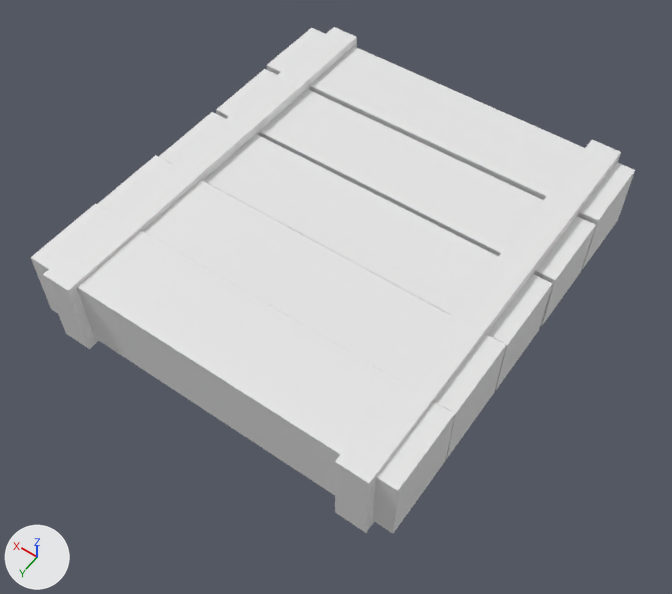
Two versions of the FBX model Assets/Content/FBX/raft_basic.fbx, one commit apart.
The view is the same before and after, from a camera (50 mm lens) standing at (-1.034, 1.489, 2.022) and looking at (-0.035, 0.09, -0.177). The axes (+X, +Y, +Z) are drawn at lower left. The lights are the same throughout. Where no turn or scale is listed for an object, it has been applied to the vertices.

In view in the first picture: 'raft_basic'.
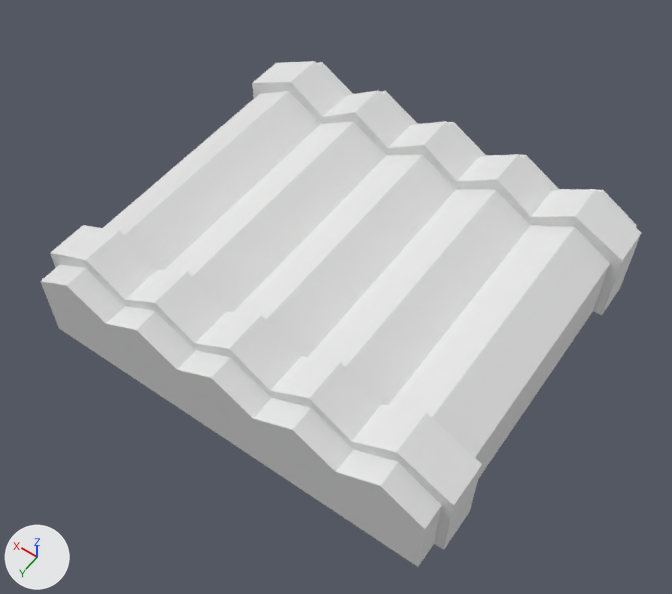
Commit message: raft skins added

What the commit changed:
me_plane_042 is used by ob_raft_basic; location (0.0, 0.0, 0.0).
me_plane_042 had 76 vertices, 50 faces and spanned x -0.595..0.595, y -0.667..0.66, z -0.163..0.106.
me_plane_042 now has 176 vertices, 130 faces and spans x -0.692..0.683, y -0.608..0.601, z -0.313..0.035.
me_plane_042 part 1: the loose piece of 12 vertices spanning x -0.595..0.595, y 0.386..0.633, z -0.137..0.095 is rebuilt with 30 vertices and now spans x -0.692..0.683, y 0.389..0.524, z -0.313..0.035.
me_plane_042 part 2: the loose piece of 12 vertices spanning x -0.595..0.595, y -0.648..-0.4, z -0.137..0.08 is rebuilt with 30 vertices and now spans x -0.692..0.683, y -0.555..-0.421, z -0.313..0.035.
me_plane_042 part 3: a new loose piece of 116 vertices spanning x -0.662..0.653, y -0.608..0.601, z -0.313..-0.006.
me_plane_042 part 4: the loose piece of 12 vertices spanning x -0.595..0.595, y -0.124..0.124, z -0.137..0.076 is deleted.
Part 5, on me_plane_042:
40 vertices are removed from x -0.595..0.595, y -0.667..0.66, z -0.163..0.106.
26 faces are deleted.

Pixel boxes [x1, y1, x2, y2] of what changed, in the pictures (672 x 594 px):
'raft_basic', reshaped
    before: [31, 27, 635, 533]
    after: [40, 61, 641, 567]
part 1 of me_plane_042, rebuilt
    before: [31, 204, 455, 533]
    after: [50, 225, 482, 550]
part 2 of me_plane_042, rebuilt
    before: [267, 28, 635, 270]
    after: [252, 61, 641, 315]
part 3 of me_plane_042, added
    after: [40, 62, 637, 567]
part 4 of me_plane_042, deleted
    before: [159, 112, 552, 390]
part 5 of me_plane_042, deleted
    before: [43, 27, 621, 533]
